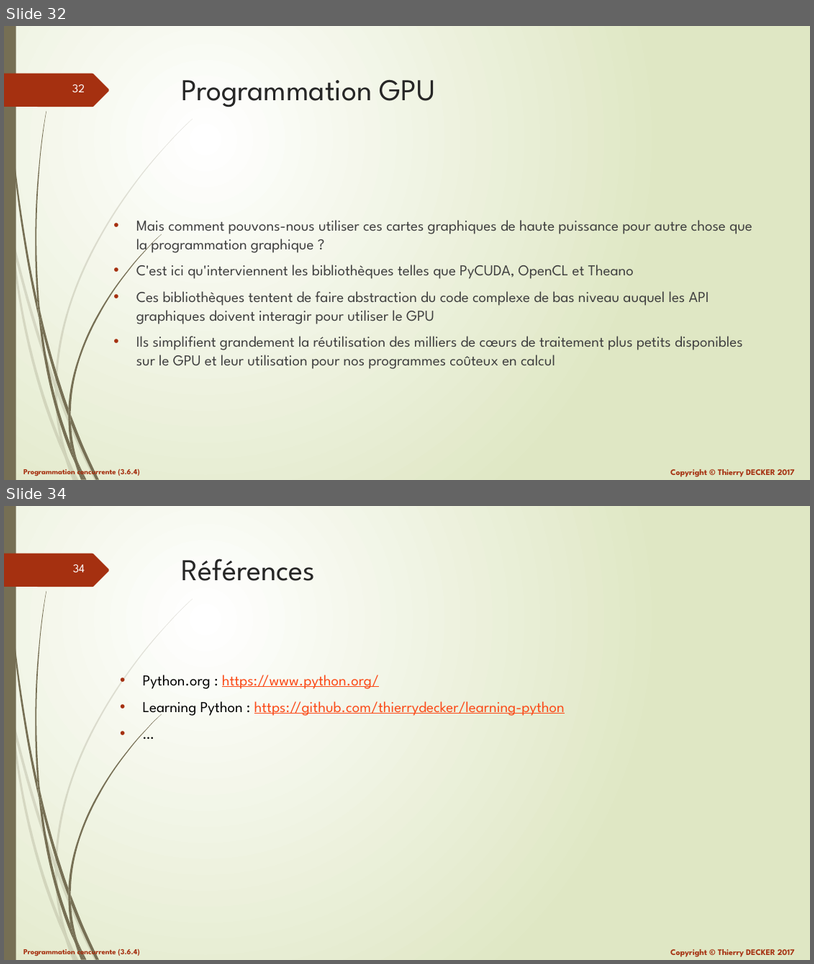
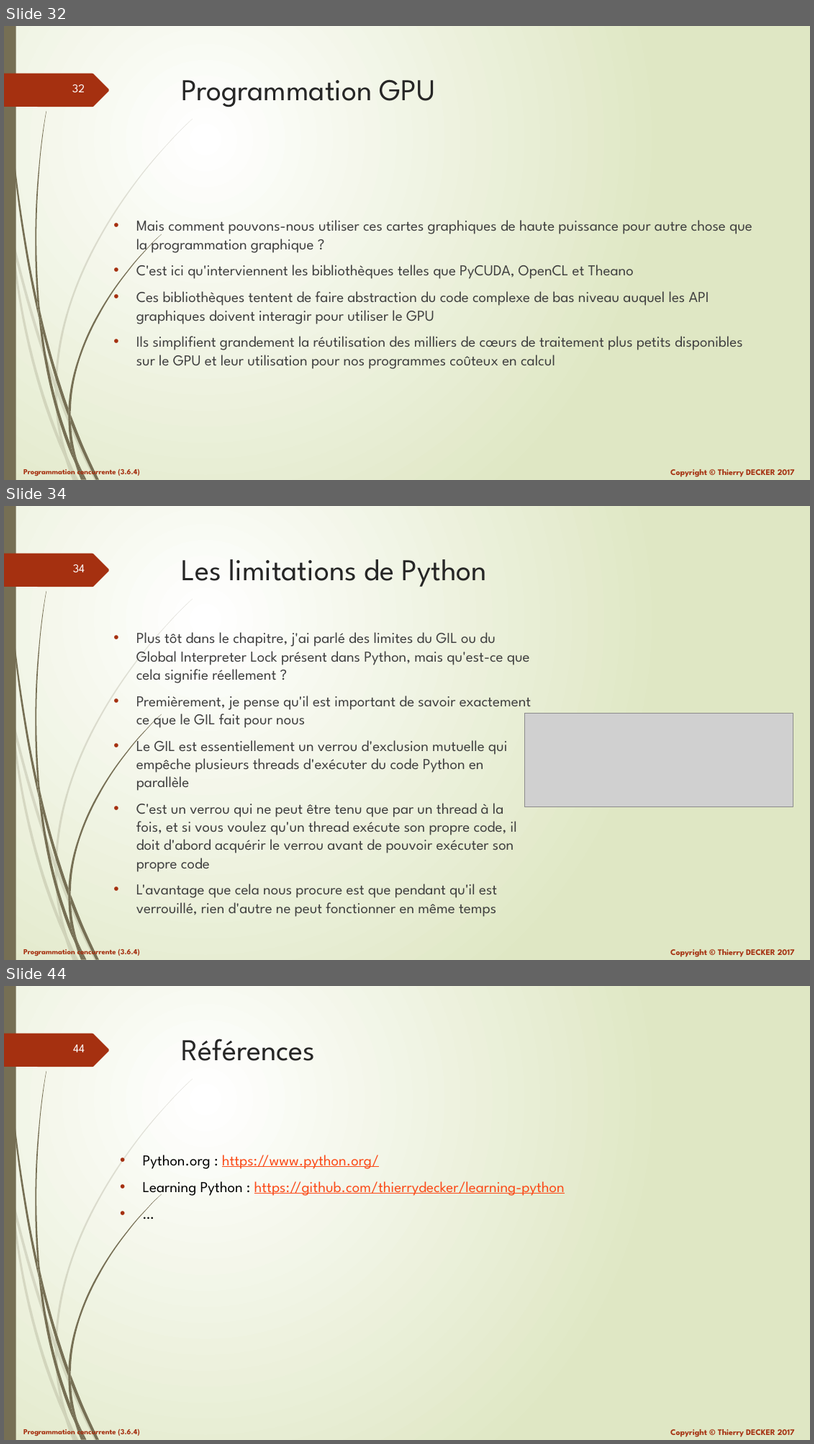
Before and after one commit to VikmanTheRacoon/learning-python, a slide deck: documentations/python-103.pptx. Shown one above the other, each under a label of ours: slides 32 and 34 before the commit, slides 32, 34 and 44 after it; the slides between them are not shown. The pictures are 814x964 and 814x1444 pixels, drawn with LibreOffice and Linux fonts; fonts in the diff are those of the drawing; grey boxes stand for pictures. Boxes give left, top, right and bottom in pixels: in the first picture for what was removed or moved away, otherwise in the second. Text is boxed around its words. In the diff, an @@ line names an element or a change of style, - is before the commit and + after.

```diff
--- a/documentations/python-103.pptx
+++ b/documentations/python-103.pptx
@@ slide 34 added at box(4, 506, 810, 960), background gradient #FFFFFF to #DFE8C4; not listed: 27 template elements that a slide beside it also shows @@
@@ title added at box(182, 559, 487, 587), 36 pt, text #262626 @@
+Les limitations de Python
@@ text added at box(136, 632, 531, 916), 18 pt, text #404040 @@
+• Plus tôt dans le chapitre, j'ai parlé des limites du GIL ou du Global Interpreter Lock présent dans Python, mais qu'est-ce que cela signifie réellement ?
+• Premièrement, je pense qu'il est important de savoir exactement ce que le GIL fait pour nous
+• Le GIL est essentiellement un verrou d'exclusion mutuelle qui empêche plusieurs threads d'exécuter du code Python en parallèle
+• C'est un verrou qui ne peut être tenu que par un thread à la fois, et si vous voulez qu'un thread exécute son propre code, il doit d'abord acquérir le verrou avant de pouvoir exécuter son propre code
+• L'avantage que cela nous procure est que pendant qu'il est verrouillé, rien d'autre ne peut fonctionner en même temps
@@ picture added at box(525, 713, 794, 807) @@
@@ what was slide 34 is now slide 44 @@
@@ page number at box(73, 1044, 85, 1052): text changed @@
-34
+44
```
Also in this commit, not shown: 1 slide changed, 9 other slides added, 1 other file.
